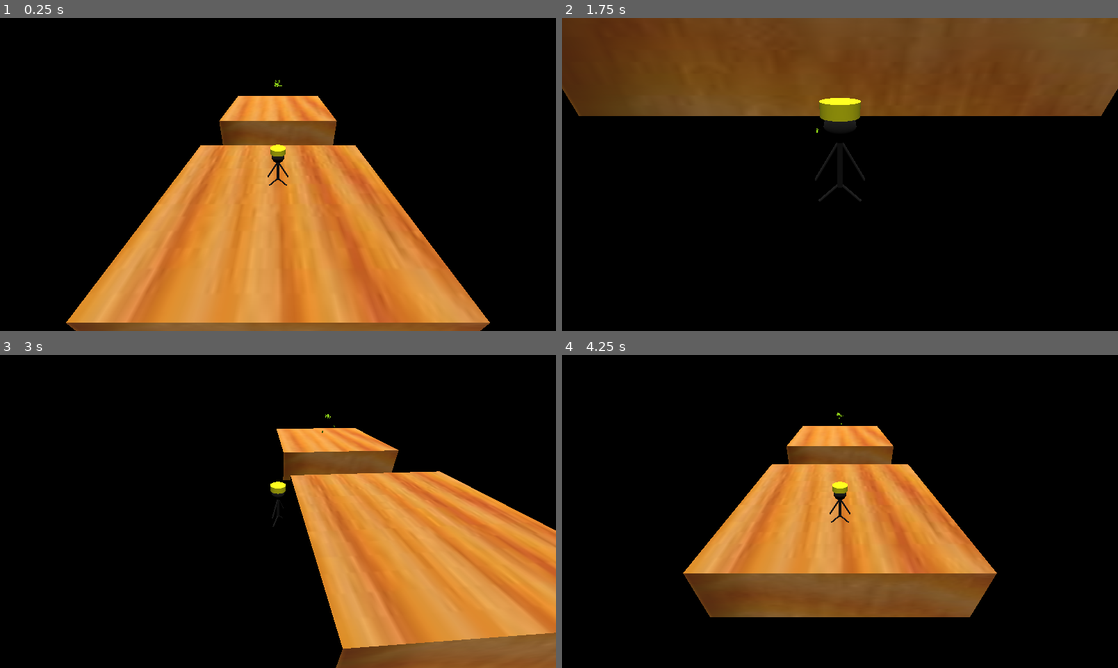
Above: before the commit, frames 1-4 (two rows, left to right).
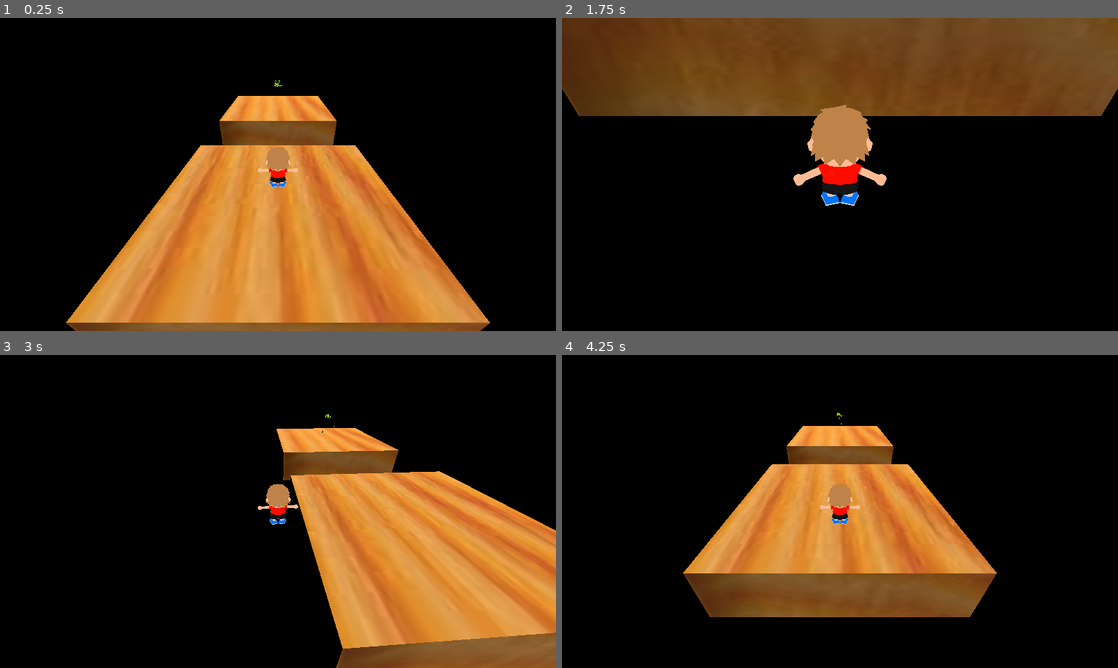
Above: after the commit, the same moments.

Repository: spoiboi/bottomlessPitInc2
Game: Godot game, scene res://Levels/blank_level.tscn
Two runs of this game, one before a commit and one after it. Both use one fixed random seed, a clock stepped at 60 frames per second and the inputs below. This scene is started directly instead of the project's main scene.
Inputs:
- Up to frame 1 (0.25 s): no input
- Up to frame 2 (1.75 s): hold W (forward) from 0.53 s (still down); tap Space (jump) at 0.6, 0.77, 1.07, 1.52, 1.55 s; tap Up (camera_down) at 1.35 s
- Up to frame 3 (3 s): tap Space (jump) at 1.82, 2.3 s; release W (forward) at 2.03 s; hold A (left) from 2.03 s (still down); tap Left (camera_left) at 2.1 s; tap Right (camera_right) at 2.85 s
- Up to frame 4 (4.25 s): tap Space (jump) at 3.02, 3.05, 3.32, 3.77, 3.8, 4.07 s; release A (left) at 3.53 s; hold S (back) from 3.53 s (still down); tap Down (camera_up) at 3.6 s

The runs differ from the first frame. In frame 1, 0.5% of the frame differs, in the area x 46-54%, y 40-55%; in frame 2, 2.8%, in the area x 41-59%, y 25-60%; in frame 3, 0.4%; in frame 4, 0.5%.

Commit message:
started adding Player Model

Diff:
--- a/Scenes/Player.tscn
+++ b/Scenes/Player.tscn
@@ -1,6 +1,7 @@
-[gd_scene load_steps=16 format=3 uid="uid://cotyop14wq5i6"]
+[gd_scene load_steps=17 format=3 uid="uid://cotyop14wq5i6"]
 
 [ext_resource type="Script" path="res://Scripts/player.gd" id="1_51qa5"]
+[ext_resource type="PackedScene" uid="uid://ysyt4r1ufi72" path="res://Scenes/character.tscn" id="2_cu0d3"]
 [ext_resource type="Material" uid="uid://86i0gut57do5" path="res://Scenes/playerMatte.tres" id="2_xmld4"]
 [ext_resource type="Script" path="res://Scripts/player_camera.gd" id="3_gjw8x"]
 [ext_resource type="AudioStream" uid="uid://c5tcqouj78c2p" path="res://Sounds/a.mp3" id="4_vxdfa"]
@@ -76,8 +77,12 @@
 transform = Transform3D(1, 0, 0, 0, 1, 0, 0, 0, 1, 0, 1, 0)
 shape = SubResource("CylinderShape3D_n32bj")
 
+[node name="anim_idle" parent="." instance=ExtResource("2_cu0d3")]
+transform = Transform3D(-0.5, 0, -4.37114e-08, 0, 0.5, 0, 4.37114e-08, 0, -0.5, 0, 0, 0)
+
 [node name="CharacterModel" type="Node3D" parent="."]
 transform = Transform3D(-0.01, 0, -1.50996e-09, 0, 0.01, 0, 1.50996e-09, 0, -0.01, 0, 0.8, 0)
+visible = false
 
 [node name="Body" type="MeshInstance3D" parent="CharacterModel"]
 transform = Transform3D(1, 0, 0, 0, 1, 0, 0, 0, 1, 0, -4.94994, 0)
--- /dev/null
+++ b/Scenes/character.tscn
@@ -0,0 +1,8 @@
+[gd_scene load_steps=2 format=3 uid="uid://ysyt4r1ufi72"]
+
+[ext_resource type="PackedScene" uid="uid://cge8wwata6dkq" path="res://Assets/anim_idle.glb" id="1_jvg6d"]
+
+[node name="anim_idle" instance=ExtResource("1_jvg6d")]
+
+[node name="HairBackup" parent="." index="2"]
+visible = false
--- a/Scripts/player.gd
+++ b/Scripts/player.gd
@@ -32,6 +32,7 @@
 	if Input.is_action_just_pressed("jump") and is_on_floor():
 		velocity.y = JUMP_VELOCITY
 		$jump.play()
+		$anim_idle/AnimationPlayer.play("Jump")
 		jumping = true
 
 	# Get the input direction and handle the movement/deceleration.
Not shown, added: Assets/CharModelOBJ.obj
Not shown, added: Assets/CharModelOBJ.obj.import
Binary file added: Assets/anim_idle.glb
Not shown, added: Assets/anim_idle.glb.import
Binary file added: Assets/anim_idle_m_char Base Color.png
Not shown, added: Assets/anim_idle_m_char Base Color.png.import
